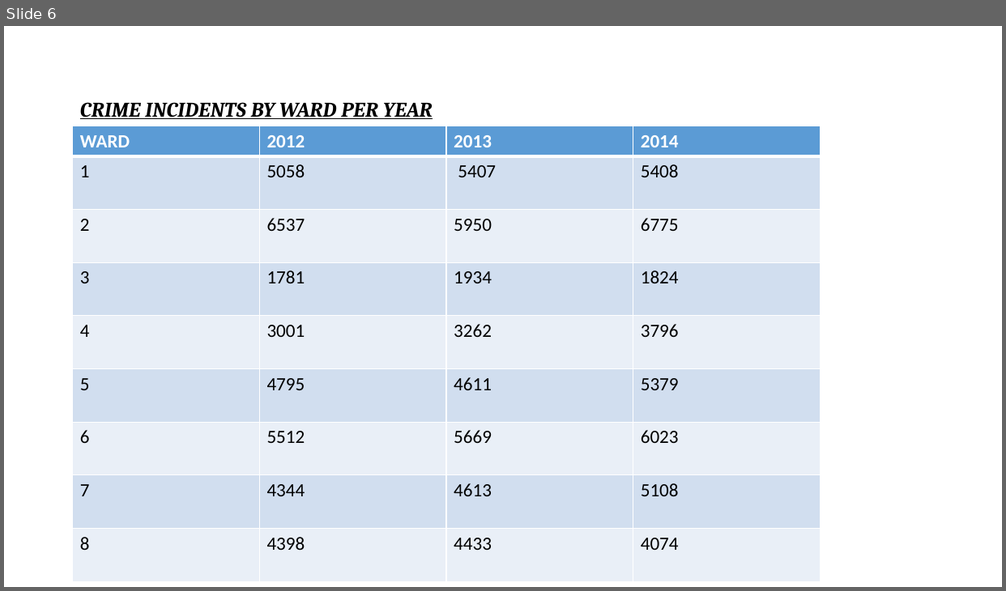
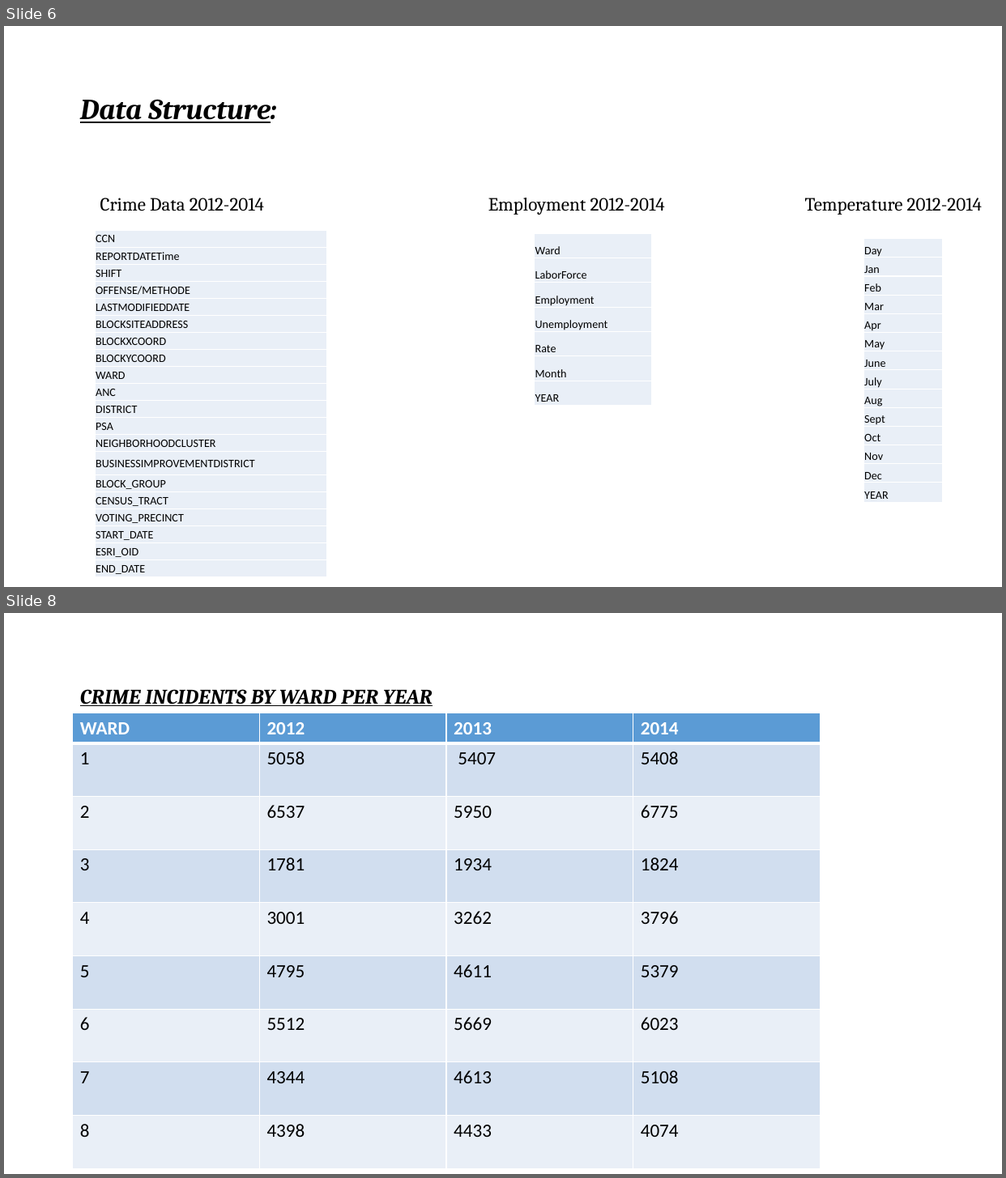
Before and after one commit to Yhuelcher/Crime-Project, a slide deck: Crime Prediction Project.pptx. Shown one above the other, each under a label of ours: slide 6 before the commit, slides 6 and 8 after it; the slides between them are not shown. The pictures are 1006x591 and 1006x1178 pixels, drawn with LibreOffice and Linux fonts; fonts in the diff are those of the drawing. Boxes give left, top, right and bottom in pixels: in the first picture for what was removed or moved away, otherwise in the second. Text is boxed around its words. In the diff, an @@ line names an element or a change of style, - is before the commit and + after.

```diff
--- a/Crime Prediction Project.pptx
+++ b/Crime Prediction Project.pptx
@@ slide 6 added at [4, 26, 1002, 587], background #FFFFFF @@
@@ title added at [80, 99, 276, 123], 28 pt, text #000000, bold, italic, underline @@
+Data Structure:
@@ text added at [100, 198, 264, 211], 18 pt, text #000000 @@
+Crime Data 2012-2014
@@ text added at [488, 198, 665, 215], 18 pt, text #000000 @@
+Employment 2012-2014
@@ text added at [805, 198, 982, 215], 18 pt, text #000000 @@
+Temperature 2012-2014
@@ table added at [95, 230, 326, 578], 20 rows, 1 columns @@
+CCN
+REPORTDATETime
+SHIFT
+OFFENSE/METHODE
+LASTMODIFIEDDATE
+BLOCKSITEADDRESS
+BLOCKXCOORD
+BLOCKYCOORD
+WARD
+ANC
+DISTRICT
+PSA
+NEIGHBORHOODCLUSTER
+BUSINESSIMPROVEMENTDISTRICT
+BLOCK_GROUP
+CENSUS_TRACT
+VOTING_PRECINCT
+START_DATE
+ESRI_OID
+END_DATE
@@ table added at [535, 233, 652, 406], 7 rows, 1 columns @@
+Ward
+LaborForce
+Employment
+Unemployment
+Rate
+Month
+YEAR
@@ table added at [864, 238, 944, 503], 14 rows, 1 columns @@
+Day
+Jan
+Feb
+Mar
+Apr
+May
+June
+July
+Aug
+Sept
+Oct
+Nov
+Dec
+YEAR
@@ what was slide 6 is now slide 8 @@
```
Also in this commit, not shown: 6 slides changed, 5 other slides added, 1 slide removed, 1 other file.
